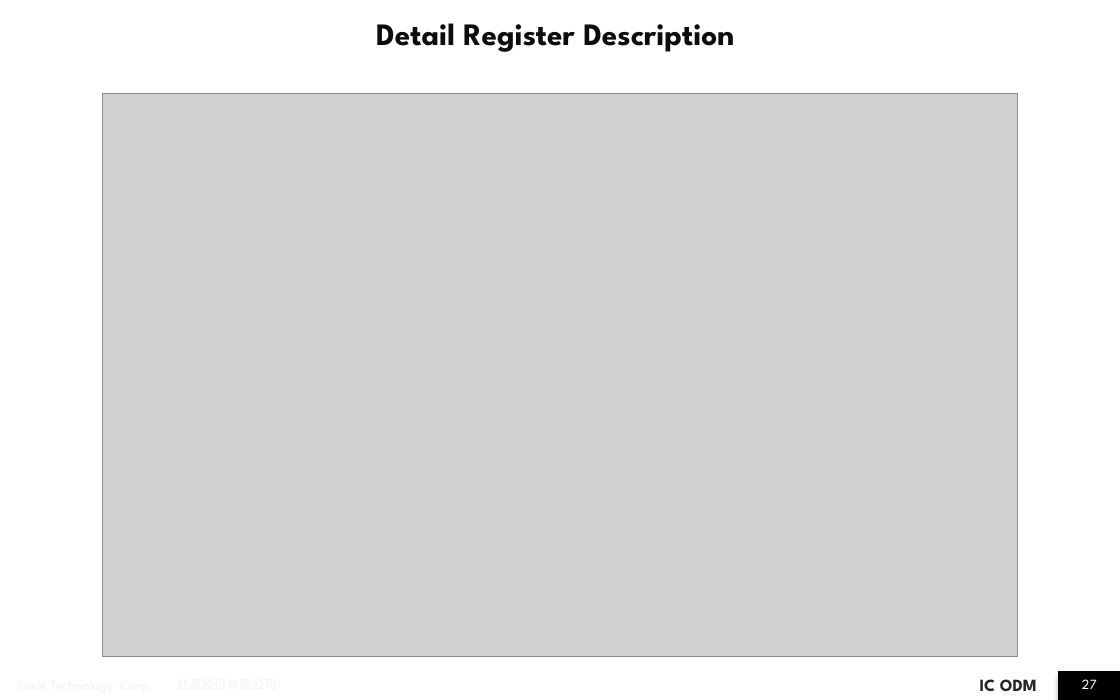
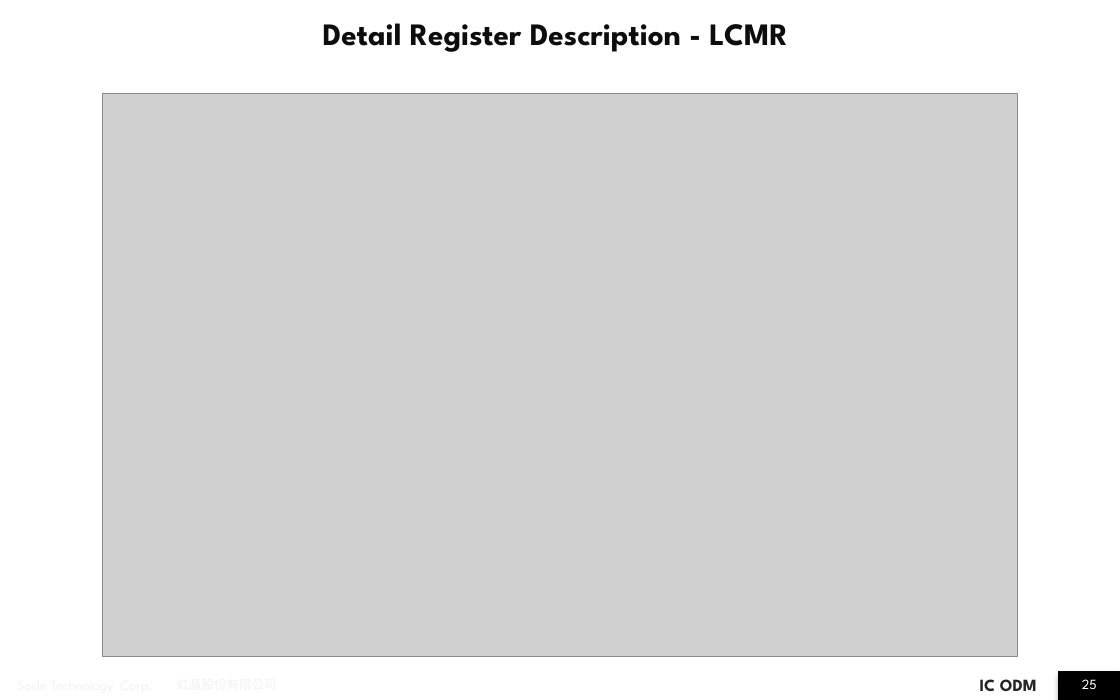
Before and after one commit to JomaskTsai/ppt_linux, a slide deck: slide 25 of i2c_report_ben.pptx (slide 27 before the commit). Drawn at 1120x700 pixels with LibreOffice and Linux fonts; fonts in the diff are those of the drawing; grey boxes stand for pictures; background and template pictures are left out. Boxes give left, top, right and bottom in pixels: in the first picture for what was removed or moved away, otherwise in the second. Text is boxed around its words. In the diff, an @@ line names an element or a change of style, - is before the commit and + after.

```diff
--- a/i2c_report_ben.pptx
+++ b/i2c_report_ben.pptx
@@ title at [323,23,788,52]: text changed @@
-Detail Register Description
+Detail Register Description - LCMR
@@ page number at [1082,679,1097,689]: text changed @@
-27
+25
```
Also in this commit, not shown: 15 other slides changed, 1 slide removed.
